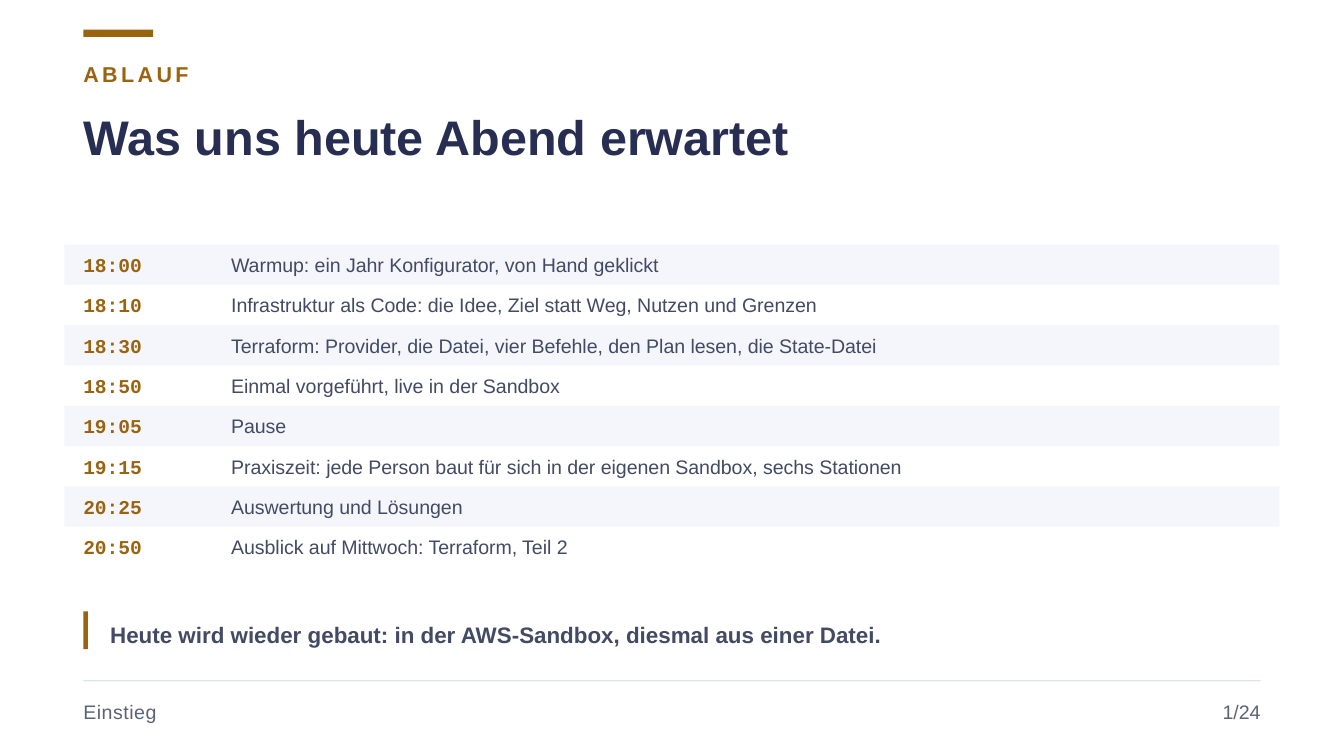
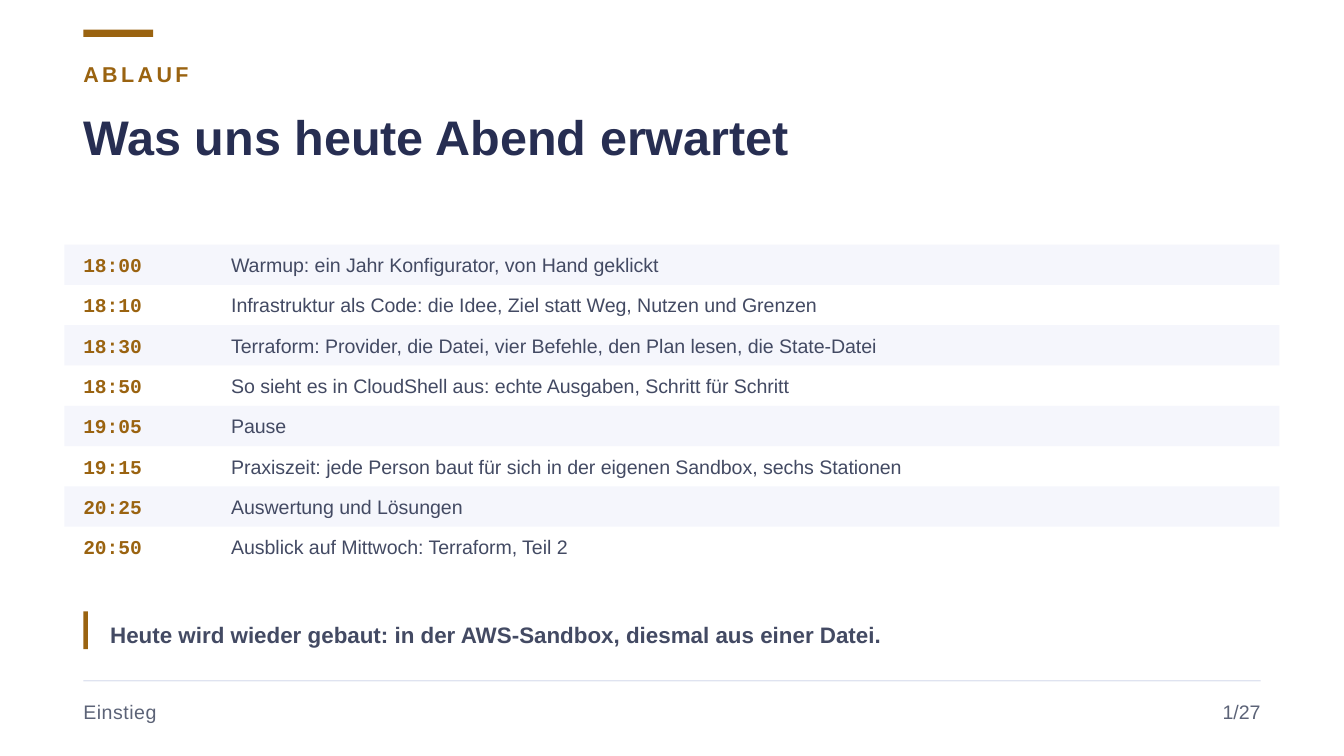
Before and after one commit to JacobMenge/kurs-unterlagen, a slide deck: slide 2 of folien/16-terraform.pptx. Drawn at 1344x756 pixels with LibreOffice and Linux fonts; fonts in the diff are those of the drawing. Boxes give left, top, right and bottom in pixels: in the first picture for what was removed or moved away, otherwise in the second. Text is boxed around its words. In the diff, an @@ line names an element or a change of style, - is before the commit and + after.

```diff
--- a/folien/16-terraform.pptx
+++ b/folien/16-terraform.pptx
@@ text at [231,379,789,397]: text changed @@
-Einmal vorgeführt, live in der Sandbox
+So sieht es in CloudShell aus: echte Ausgaben, Schritt für Schritt
@@ text at [1223,705,1261,719]: text changed @@
-1/24
+1/27
```
Also in this commit, not shown: 22 other slides changed, 4 slides added, 1 slide removed, 7 other files.
